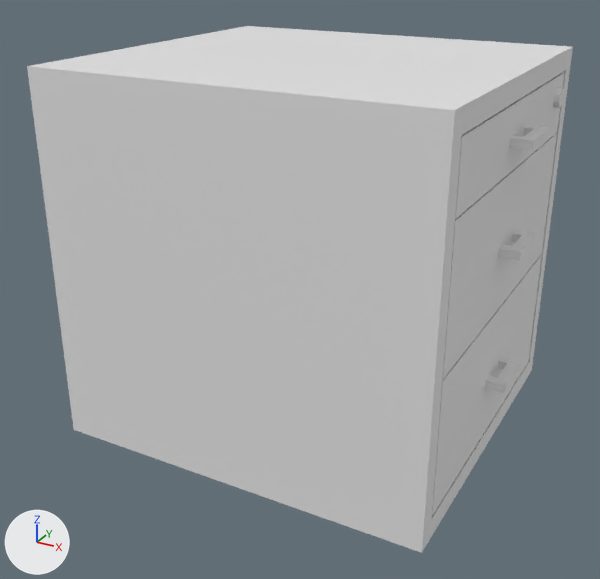
The Blender file Four Rooms Unity Project/Assets/Models/_blend files/Tumba.blend, before and after one commit.
One viewpoint serves both versions: a camera (50 mm lens) standing at (0.904, -1.74, 1.196) and looking at (-0.024, -0.054, 0.353). Arrows for +X, +Y and +Z are at lower left; the lights stay in place.

Objects in the first picture: 'Куб', 'Куб.003', 'Куб.004', 'Куб.023'.
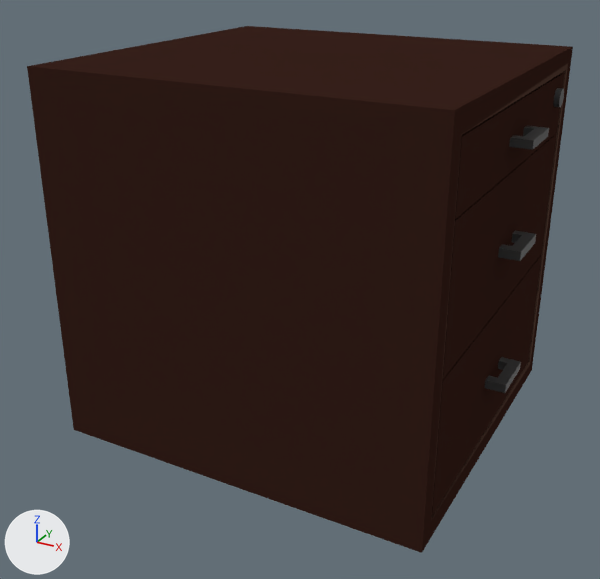
Pixel boxes (x1, y1, x2, y2) of what changed, in the pictures (600 x 579 px):
'Куб', recoloured (grey to black)
    both: (27, 26, 573, 553)
part 1 of me_куб_006, recoloured (grey to black)
    both: (442, 134, 557, 379)
part 2 of me_куб_006, recoloured (grey to black)
    both: (498, 230, 536, 261)
part 3 of me_куб_008, recoloured (grey to black)
    both: (432, 255, 542, 515)
part 4 of me_куб_008, recoloured (grey to black)
    both: (485, 357, 521, 393)
part 5 of me_куб_026, recoloured (grey to black)
    both: (455, 73, 564, 219)
part 6 of me_куб_026, recoloured (grey to black)
    both: (509, 126, 549, 150)

Patch to the scene script:
```diff
--- a/Four Rooms Unity Project/Assets/Models/_blend files/Tumba.blend.py
+++ b/Four Rooms Unity Project/Assets/Models/_blend files/Tumba.blend.py
@@ mat_материал_001 @@
+mat_материал_001 = principled_material('Материал.001')
+mat_материал_001.base_color = (0.0397, 0.0397, 0.0397)  # black #383838
+mat_материал_001.specular_ior_level = 0.627
@@ mat_материал @@
+mat_материал = bpy.data.materials.new('Материал')
+# nodes: BrightContrast, BsdfDiffuse, Mapping, Math, MixShader, NewGeometry, OutputMaterial, TexCoord, TexNoise, ValToRGB
+# colours: brown #38211b, brown #73594c, black #000000, white #ffffff
@@ me_куб @@
 me_куб.from_pydata(...)  # 16 vertices, 12 faces; spans x -0.489..0.467, y -0.422..0.461, z 0.0..0.918
+me_куб.materials.append(mat_материал)
@@ me_куб_006 @@
 me_куб_006.from_pydata(...)  # 32 vertices, 22 faces; spans x -0.912..0.013, y -0.386..0.386, z -0.155..0.169
 # used by ob_куб_003; location = (0.501, 0.018, 0.541)
+# me_куб_006 part 1: all 14 faces centred in x -0.912..-0.035, y -0.386..0.386, z -0.155..0.169 switch from no material to mat_материал
+# me_куб_006 part 2: all 8 faces centred in x -0.031..0.013, y -0.065..0.064, z -0.011..0.011 switch from no material to mat_материал_001 (black #383838)
@@ me_куб_008 @@
 me_куб_008.from_pydata(...)  # 32 vertices, 22 faces; spans x -0.912..0.013, y -0.386..0.386, z -0.155..0.169
 # used by ob_куб_004; location = (0.501, 0.018, 0.212)
+# me_куб_008 part 3: all 14 faces centred in x -0.912..-0.035, y -0.386..0.386, z -0.155..0.169 switch from no material to mat_материал
+# me_куб_008 part 4: all 8 faces centred in x -0.031..0.013, y -0.065..0.064, z -0.011..0.011 switch from no material to mat_материал_001 (black #383838)
@@ me_куб_026 @@
 me_куб_026.from_pydata(...)  # 32 vertices, 22 faces; spans x -0.912..0.013, y -0.386..0.386, z -0.071..0.077
 # used by ob_куб_023; location = (0.501, 0.018, 0.785)
+# me_куб_026 part 5: all 14 faces centred in x -0.912..-0.035, y -0.386..0.386, z -0.071..0.077 switch from no material to mat_материал
+# me_куб_026 part 6: all 8 faces centred in x -0.031..0.013, y -0.065..0.064, z -0.01..0.01 switch from no material to mat_материал_001 (black #383838)
```
